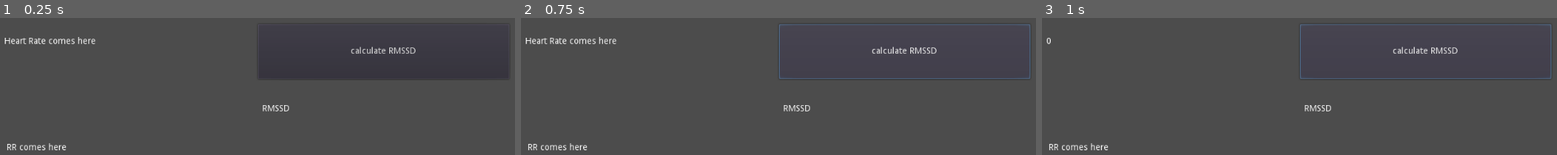
Above: before the commit, frames 1-3 (left to right).
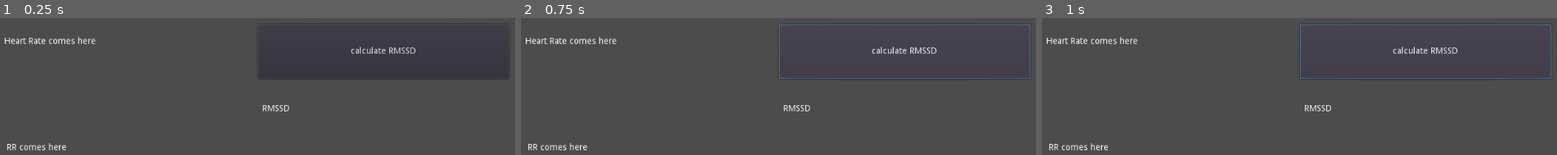
Above: after the commit, the same moments.

Repository: Balint197/HeartRateGodot
Game: Godot game, scene res://Base.tscn
Same seed, same stepped clock (60 frames per second), same inputs: the game is played once before the commit and once after it.
Inputs:
- Up to frame 1 (0.25 s): no input
- Up to frame 2 (0.75 s): click "calculate RMSSD" at 0.5 s
- Up to frame 3 (1 s): no input

Frames 1-2 are identical in both runs. In frame 3, 0.4% of the frame differs, in the area x 0-19%, y 13-20%.
Error before the commit: Invalid get index '0' (on base: 'Array'). (res://Base.gd:102)
Error after the commit: Invalid get index '0' (on base: 'Array'). (res://Base.gd:103)

Commit message:
HR fix, testing

Diff:
--- a/Base.gd
+++ b/Base.gd
@@ -88,12 +88,13 @@
 	IBI_file.close()
 
 func HR():
-	currentHR = 0
+	currentHR = 0.0
 	for RR in usedRR_arr:
 		currentHR += int(RR)
-	currentHR = currentHR / RR_use_amount * 60 / 1000
+	currentHR = 60 / (currentHR / RR_use_amount) * 1000
+	print(str(currentHR))
 
-	$HR_label.text = str(currentHR)
+	$HR_label.text = str(int(currentHR))
 
 func RMSSD():
 	var RMSSD = 0
